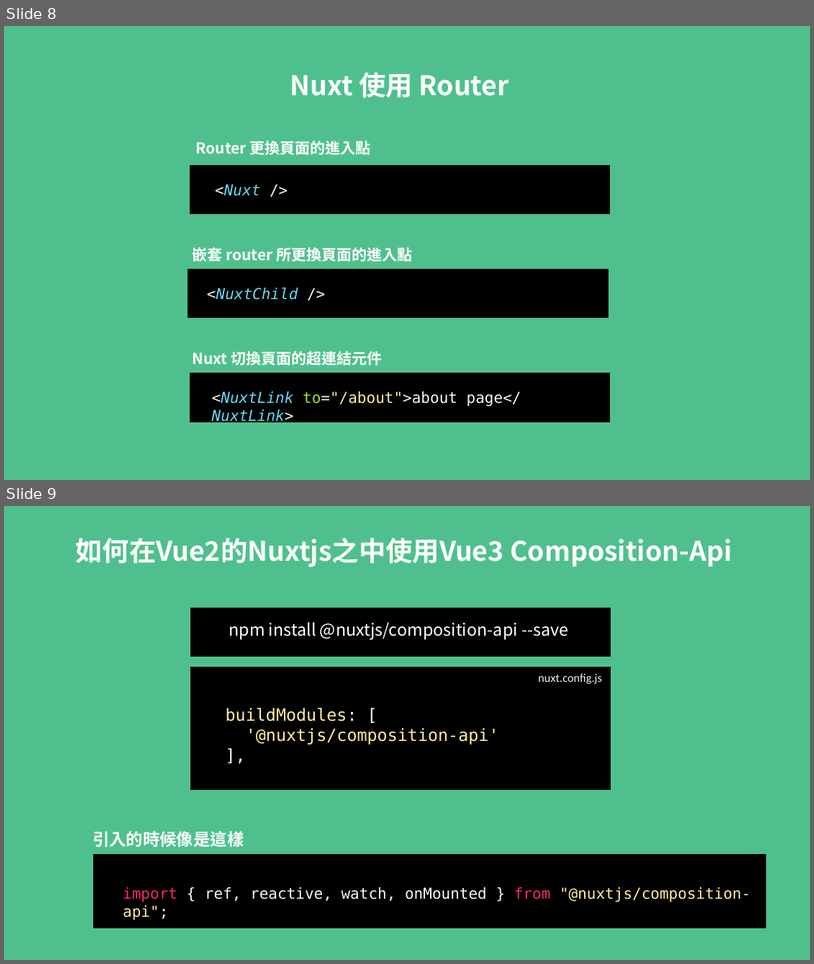
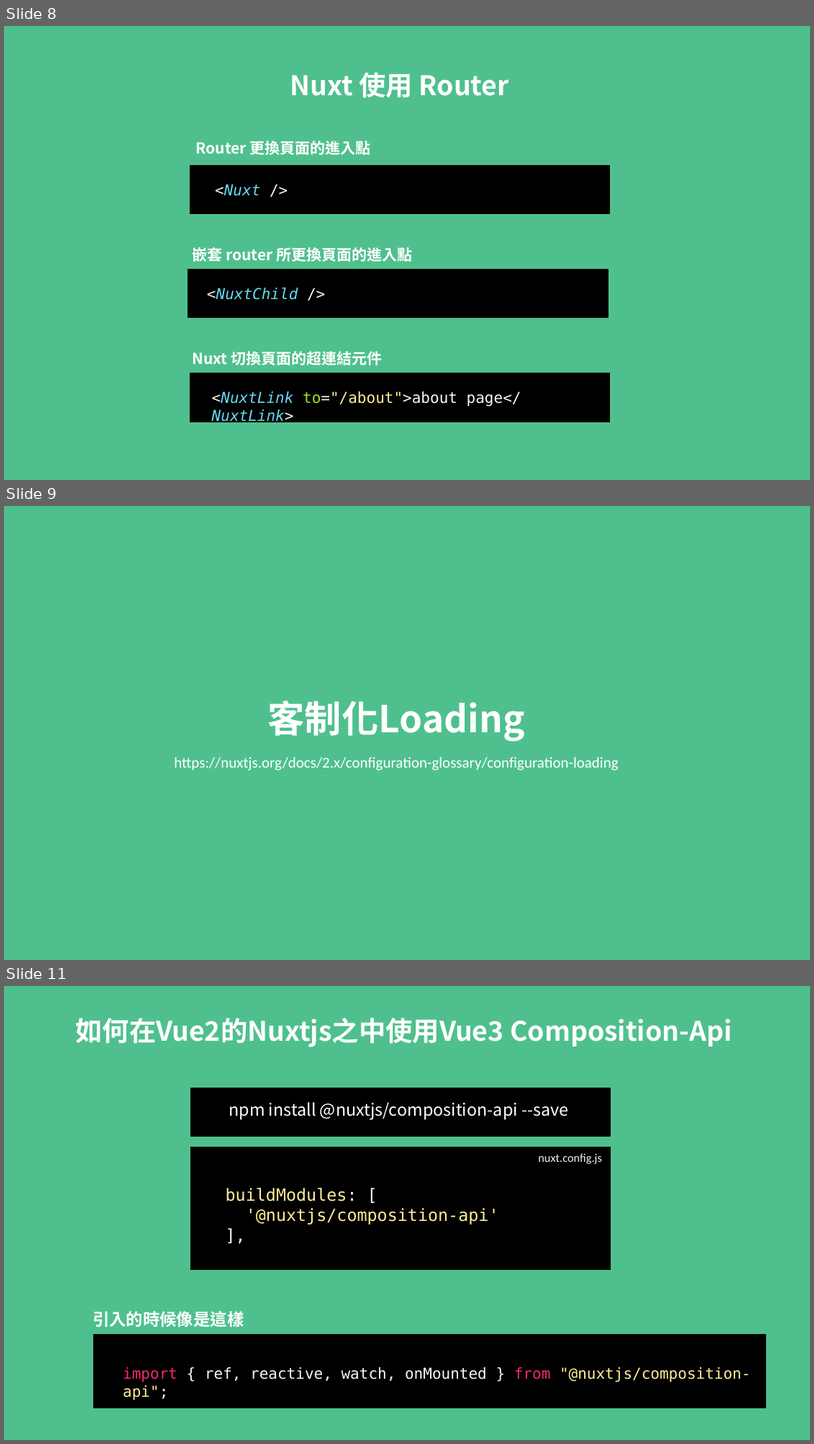
Before and after one commit to MikeOnlineCourse/Vue3_Course_Nuxt_Example, a slide deck: nuxt.pptx. Shown one above the other, each under a label of ours: slides 8 and 9 before the commit, slides 8, 9 and 11 after it; the slides between them are not shown. The pictures are 814x964 and 814x1444 pixels, drawn with LibreOffice and Linux fonts; fonts in the diff are those of the drawing. Boxes give left, top, right and bottom in pixels: in the first picture for what was removed or moved away, otherwise in the second. Text is boxed around its words. In the diff, an @@ line names an element or a change of style, - is before the commit and + after.

```diff
--- a/nuxt.pptx
+++ b/nuxt.pptx
@@ slide 9 added at bbox=[4, 506, 810, 960], background #4FC08D @@
@@ title added at bbox=[268, 700, 525, 741], 44 pt, text #FFFFFF, bold @@
+客制化Loading
@@ text added at bbox=[174, 757, 618, 770], 18 pt, text #FFFFFF @@
+https://nuxtjs.org/docs/2.x/configuration-glossary/configuration-loading
@@ what was slide 9 is now slide 11 @@
```
Also in this commit, not shown: 1 other slide added, 33 other files.
